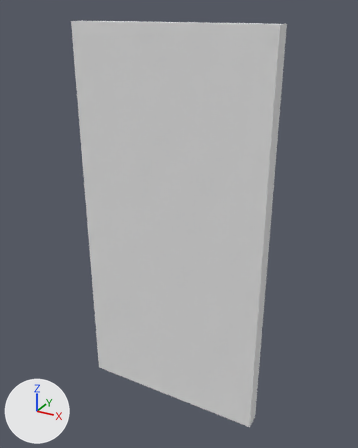
A saved change to the Blender file Assets/Models/General/Door.blend.
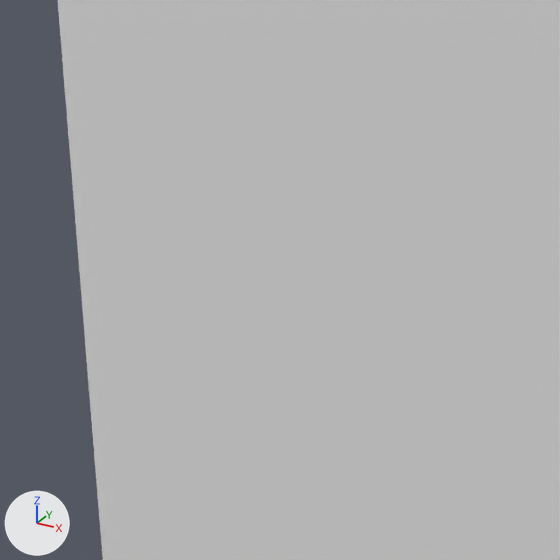
Each version appears first whole from a 50 mm camera at (0.759, -2.42, 2.476) aimed at (-0.571, -0.001, 1.266), and next in a close-up on the part from 21% to 43% of the width and 41% to 58% of the height. The lights are fixed; the arrows at lower left show +X, +Y and +Z.

Names of what the first close-up shows: 'DoorPlank'.
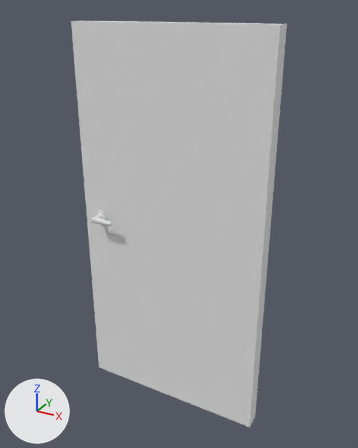
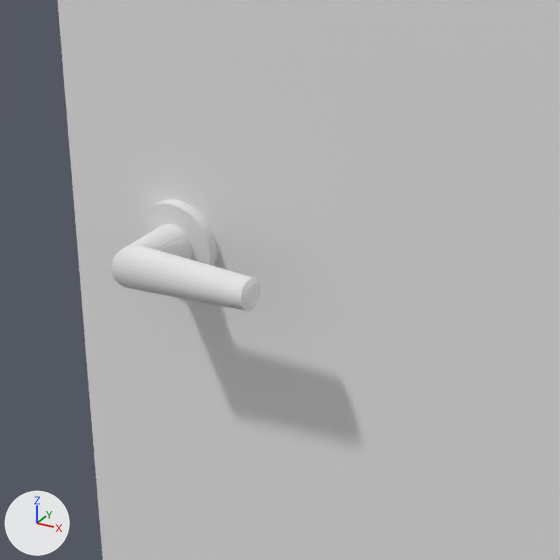
Where the newer file only moved an object's origin or applied its transform, the numbers keep the older frame.

What differs and where, as boxes [x1, y1, x2, y2] in the close-ups (560 x 560 px):
'DoorHandle', reshaped (not visible before): after [111, 199, 261, 311]

Diff of the bpy script that builds the scene:
```diff
--- a/Assets/Models/General/Door.blend.py
+++ b/Assets/Models/General/Door.blend.py
@@ me_plane_001 @@
 me_plane_001.from_pydata(...)  # 192 vertices, 162 faces; spans x -0.04..0.128, y -0.011..0.071, z -0.04..0.04
 # used by ob_doorhandle; parent = ob_doorplank; location = (-1.08, 0.011, 1.25)
+# me_plane_001 part 1: the loose piece of 192 vertices spanning x -0.04..0.128, y -0.011..0.071, z -0.04..0.04 is copied, and the copy is mirrored in y about its middle, then moved by (0.0, -0.182, 0.0); it spans x -0.04..0.128, y -0.193..-0.111, z -0.04..0.04
 me_plane_001.materials.append(mat_metal)
```
